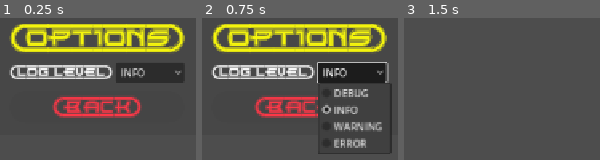
Above: before the commit, frames 1-3 (left to right).
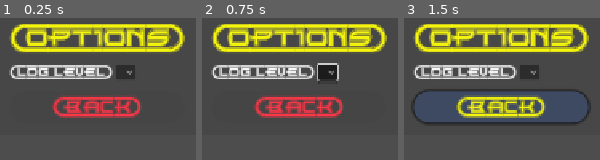
Above: after the commit, the same moments.

Repository: ikostan/SkyLockAssault
Game: Godot game, scene res://scenes/options_menu.tscn
Two runs of this game, one before a commit and one after it. Both use one fixed random seed, a clock stepped at 60 frames per second and the inputs below. This scene is started directly instead of the project's main scene. Video files are missing from this copy of the repository; at most half a second of black plays in their place.
Inputs (mouse positions are in pixels of both pictures, inside the frame that each line leads up to; where the layout moved, square brackets give the same spot in the first picture):
- Up to frame 1 (0.25 s): no input
- Up to frame 2 (0.75 s): click (327, 71) [352, 73] at 0.5 s
- Up to frame 3 (1.5 s): click "{BACK}" at 1.25 s

The runs differ from the first frame. In frame 1, 3.9% of the frame differs, in the area x 59-94%, y 31-46%; in frame 2, 10%; in frame 3, 26%, in the area x 3-96%, y 4-75%.
Error after the commit: Parse Error: Cannot find member "NONE" in base "globals.gd.LogLevel". (res://scripts/options_menu.gd:39)

Commit message:
Update scripts/options_menu.gd
Co-authored-by: sourcery-ai[bot] <58596630+sourcery-ai[bot]@users.noreply.github.com>

Diff:
--- a/scripts/options_menu.gd
+++ b/scripts/options_menu.gd
@@ -30,11 +30,20 @@
 	Globals.log_message("Options menu loaded.", Globals.LogLevel.DEBUG)
 
 
+# Explicit mapping from display names to enum values
+var log_level_display_to_enum := {
+	"Debug": Globals.LogLevel.DEBUG,
+	"Info": Globals.LogLevel.INFO,
+	"Warning": Globals.LogLevel.WARNING,
+	"Error": Globals.LogLevel.ERROR,
+	"None": Globals.LogLevel.NONE
+}
+
 # Handles log level selection change
-# Update _on_log_selected to use the selected name for enum lookup:
 func _on_log_selected(index: int) -> void:
 	var selected_name: String = log_lvl_option.get_item_text(index)
-	Globals.current_log_level = Globals.LogLevel[selected_name]  # Gets the int enum value
+	var selected_enum := log_level_display_to_enum.get(selected_name, Globals.LogLevel.INFO)
+	Globals.current_log_level = selected_enum
 	Globals.log_message("Log level changed to: " + selected_name, Globals.LogLevel.INFO)
 	_save_settings()
 
